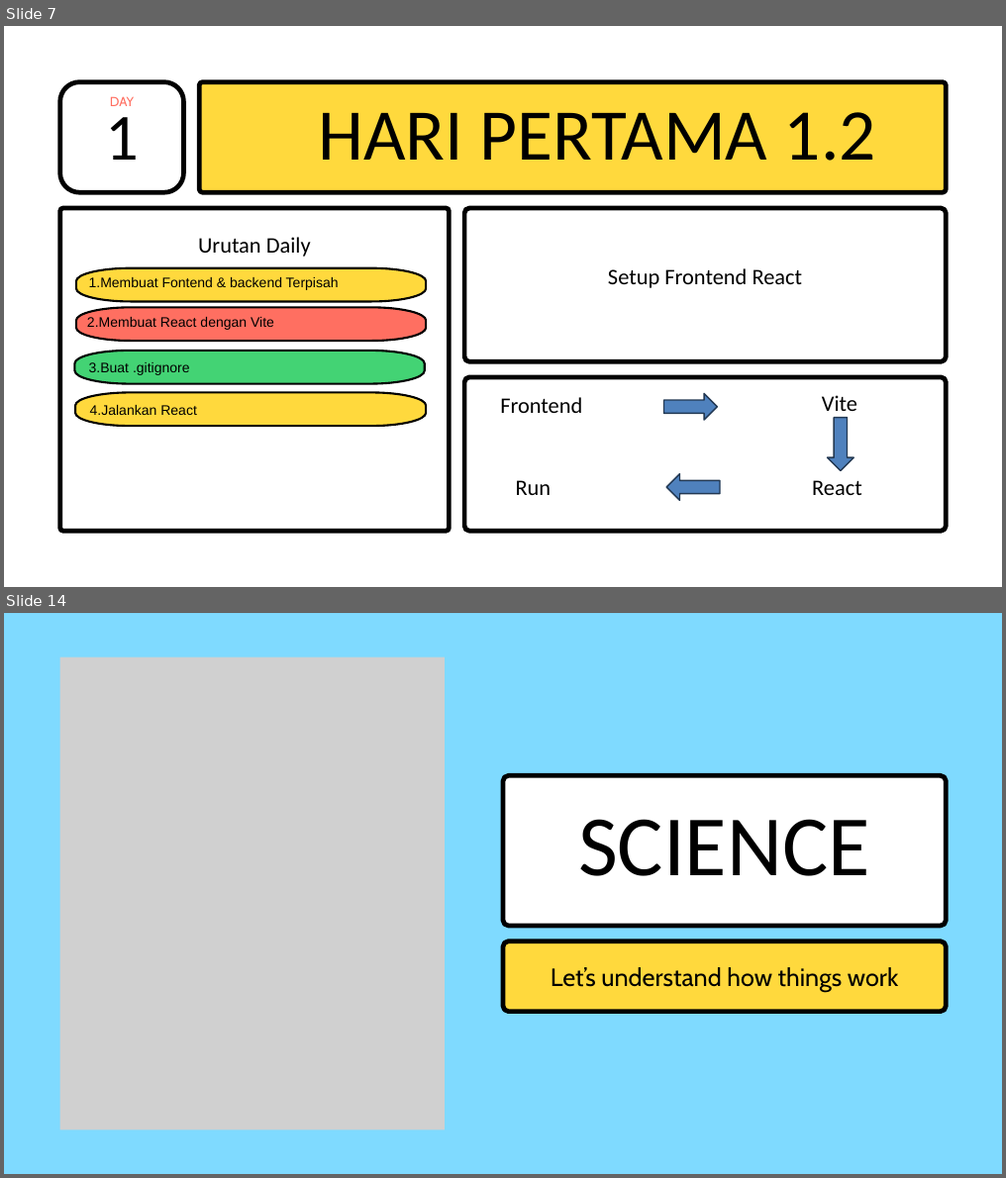
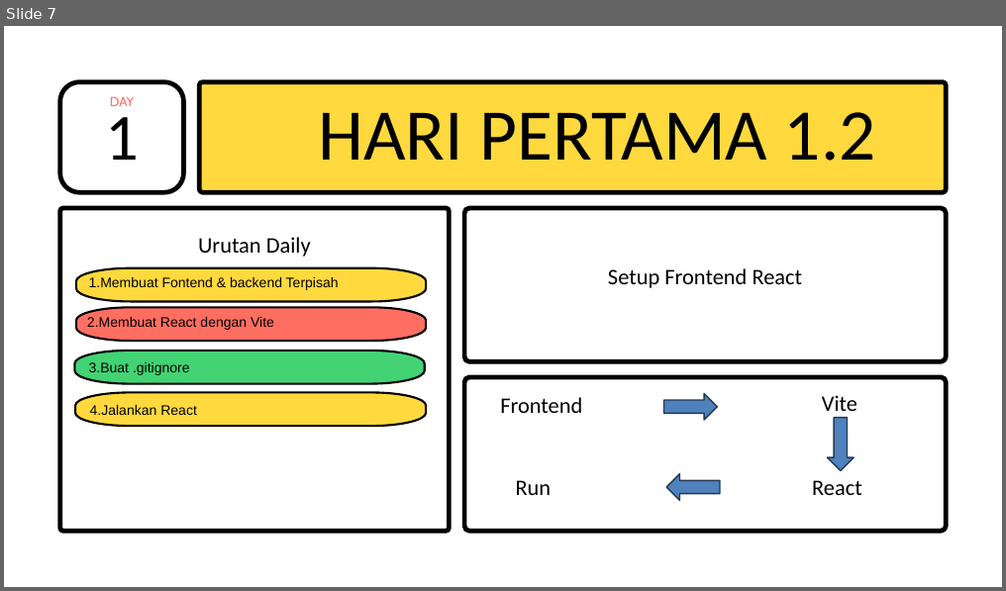
Before and after one commit to MuhammadRamdani121/Fullstack-30Hari, a slide deck: Rangkuman Cepat.pptx. Shown one above the other, each under a label of ours: slides 7 and 14 before the commit, slide 7 after it; the slides between them are not shown. The pictures are 1006x1178 and 1006x591 pixels, drawn with LibreOffice and Linux fonts; fonts in the diff are those of the drawing; grey boxes stand for pictures. Boxes give left, top, right and bottom in pixels: in the first picture for what was removed or moved away, otherwise in the second. Text is boxed around its words. In the diff, an @@ line names an element or a change of style, - is before the commit and + after.

```diff
--- a/Rangkuman Cepat.pptx
+++ b/Rangkuman Cepat.pptx
@@ slide 14 removed at [4, 613, 1002, 1174], background #7FDAFF @@
@@ picture removed at [59, 658, 445, 1131] @@
@@ freeform shape removed at [503, 775, 946, 926] @@
@@ text removed at [578, 819, 870, 876] @@
-SCIENCE
@@ freeform shape removed at [503, 942, 946, 1012] @@
@@ text removed at [550, 967, 898, 992] @@
-Let’s understand how things work
```
Also in this commit, not shown: 5 slides changed, 5 slides added, 12 other slides removed.
